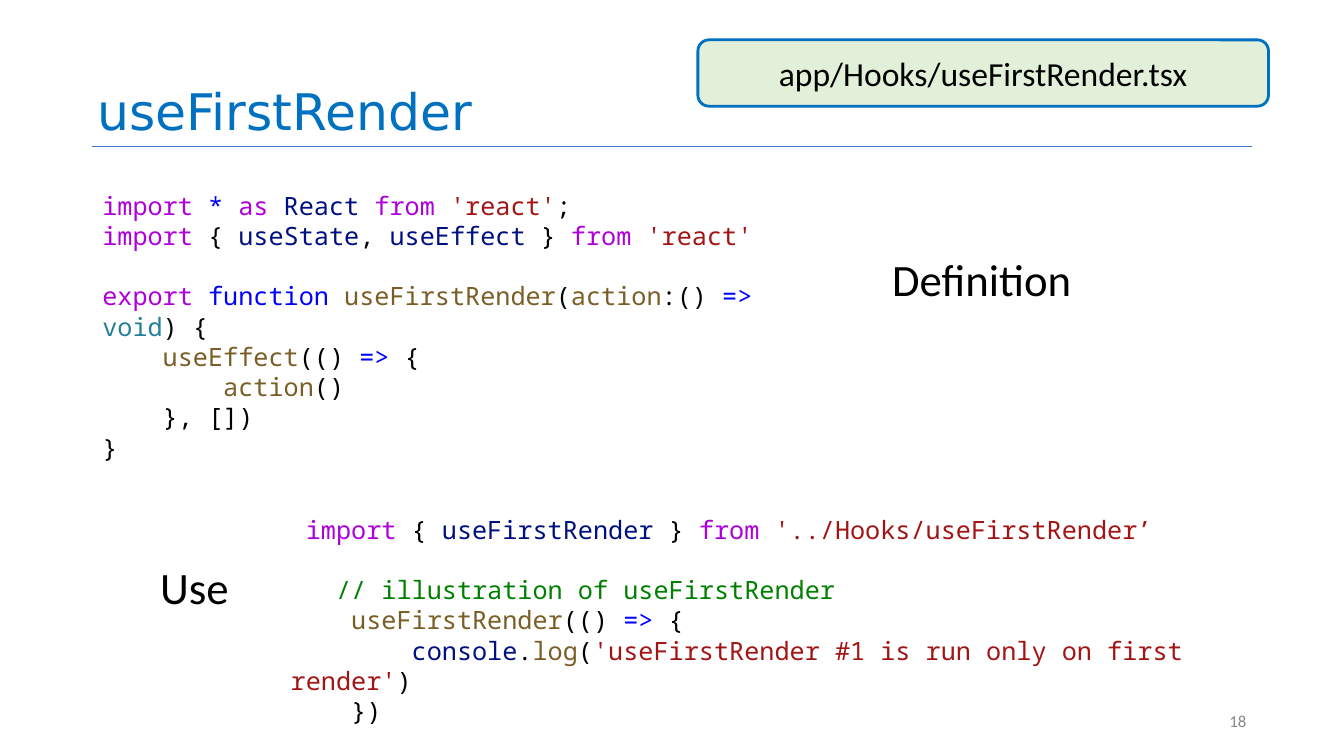
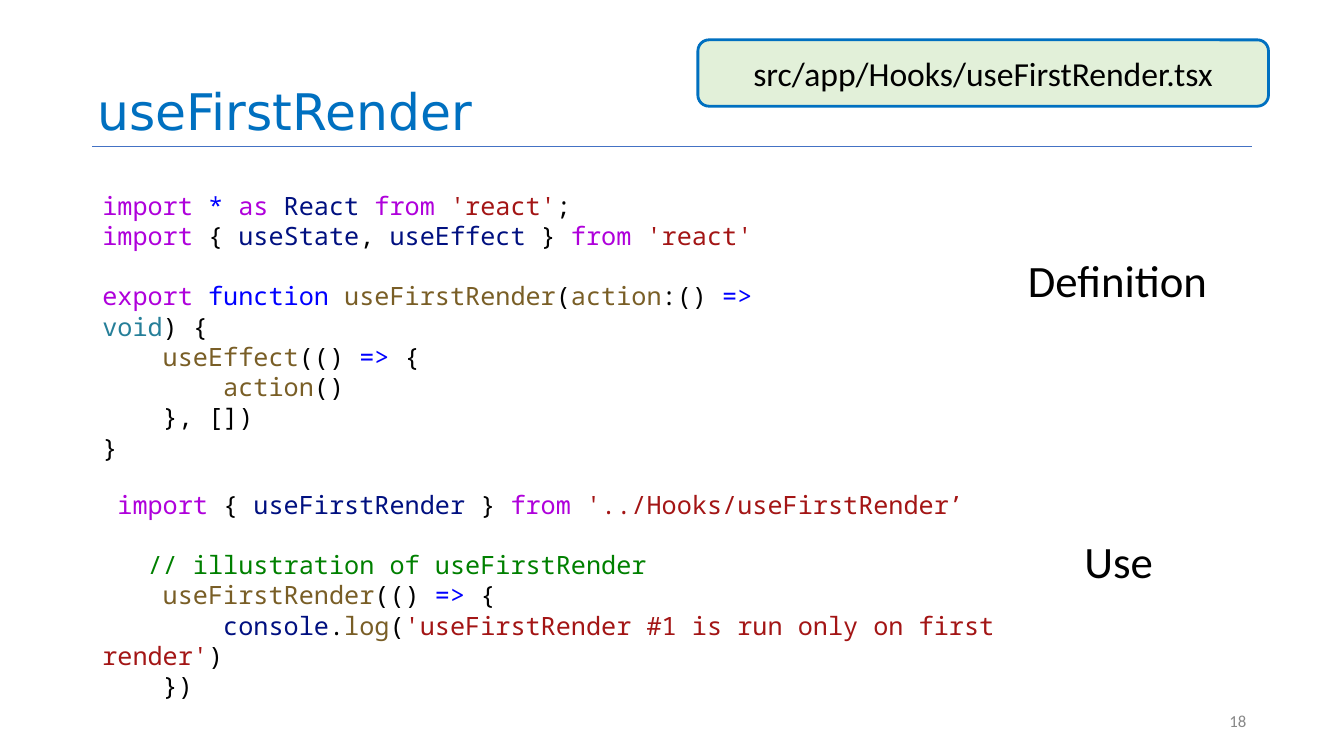
Before and after one commit to neu-se/CS4530-Spring-2024, a slide deck: slide 18 of Slides/Module 09 React Hooks.pptx. Drawn at 1344x756 pixels with LibreOffice and Linux fonts; fonts in the diff are those of the drawing. Boxes give left, top, right and bottom in pixels: in the first picture for what was removed or moved away, otherwise in the second. Text is boxed around its words. In the diff, an @@ line names an element or a change of style, - is before the commit and + after.

```diff
--- a/Slides/Module 09 React Hooks.pptx
+++ b/Slides/Module 09 React Hooks.pptx
@@ text in rounded rectangle at (x1=753, y1=62, x2=1212, y2=92): text changed @@
-app/Hooks/useFirstRender.tsx
+src/app/Hooks/useFirstRender.tsx
@@ text "Definition" moved from (x1=892, y1=265, x2=1071, y2=297) to (x1=1028, y1=266, x2=1207, y2=298) @@
@@ text "import { useFirstRender } from ..." moved from (x1=291, y1=519, x2=1183, y2=694) to (x1=102, y1=494, x2=995, y2=669) @@
@@ text "Use" moved from (x1=160, y1=575, x2=229, y2=605) to (x1=1084, y1=549, x2=1153, y2=579) @@
```
Also in this commit, not shown: 11 other slides changed, 4 other files.
